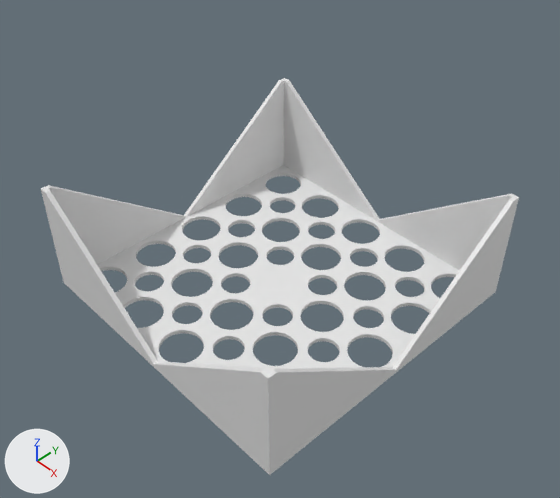
Renders of the Blender file LED_wash.blend from each side of a commit.
Before and after are seen from a 50 mm camera at (14.36, -13.44, 11.71) aimed at (0.54, -0.43, -4.47). The lights are fixed; the arrows at lower left show +X, +Y and +Z.
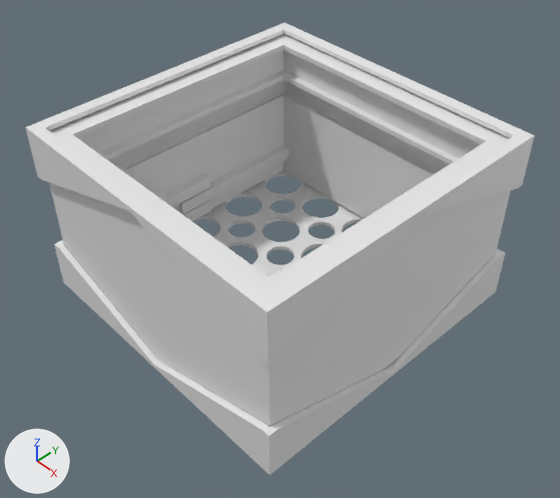
Changed parts and their boxes [x1, y1, x2, y2] in the pictures (560 x 498 px):
'Cube.001', reshaped
    before: [41, 78, 519, 475]
    after: [54, 170, 505, 475]
'light_box', shown
    after: [175, 34, 510, 363]
'light_box.001', shown
    after: [49, 79, 410, 427]
'Cube.002', added
    after: [25, 23, 535, 365]

Patch to the scene script:
```diff
--- a/LED_wash.blend.py
+++ b/LED_wash.blend.py
@@ me_cube_005 @@
 # used by ob_cube_001; location = (0.0, 0.0, 0.0)
-me_cube_005.from_pydata(...)  # 10327 vertices, 5180 faces; spans x -5.3..5.3, y -5.3..5.3, z -6.8..-2.76
+me_cube_005.from_pydata(...)  # 11547 vertices, 6174 faces; spans x -5.3..5.3, y -5.3..5.3, z -6.8..-5.03
+# me_cube_005 part 1: 32 vertices moved from x -5.3..5.3, y -5.3..5.3, z -6.66..-2.76 to x -5.3..5.3, y -5.3..5.3, z -6.66..-5.03; 1220 vertices added at x -0.65..0.65, y -0.65..0.65, z -6.8..-6.49
@@ me_cube_010 @@
+me_cube_010.from_pydata(...)  # 51 vertices, 31 faces; spans x -5.3..5.3, y -5.3..5.3, z -6.8..-5.03
@@ ob_light_box @@
 ob_light_box.location = (0.0, 0.0, 0.0)
-ob_light_box.hide_set(True)
@@ ob_light_box_001 @@
 ob_light_box_001.location = (0.0, 0.0, 0.0)
-ob_light_box_001.hide_set(True)
@@ ob_cube_002 @@
+ob_cube_002 = bpy.data.objects.new('Cube.002', me_cube_010)
+ob_cube_002.location = (0.0, 0.0, -7.31)
+ob_cube_002.rotation_euler = (0.0, 3.142, 0.0)  # degrees (0, 180, 0)
```
